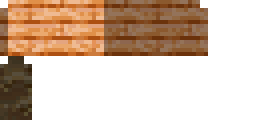
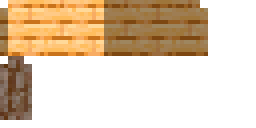
Layered file, before and after one edit (256×128). Changes by layer:
painted on "olive.png" over bbox(0, 0, 208, 120)
